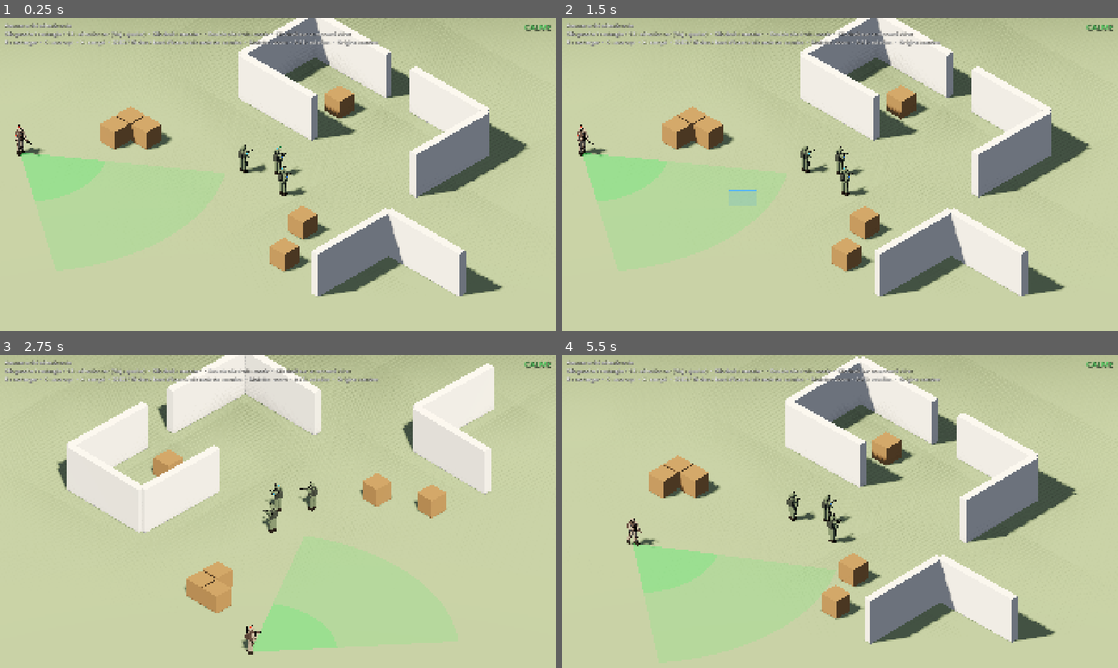
Above: before the commit, frames 1-4 (two rows, left to right).
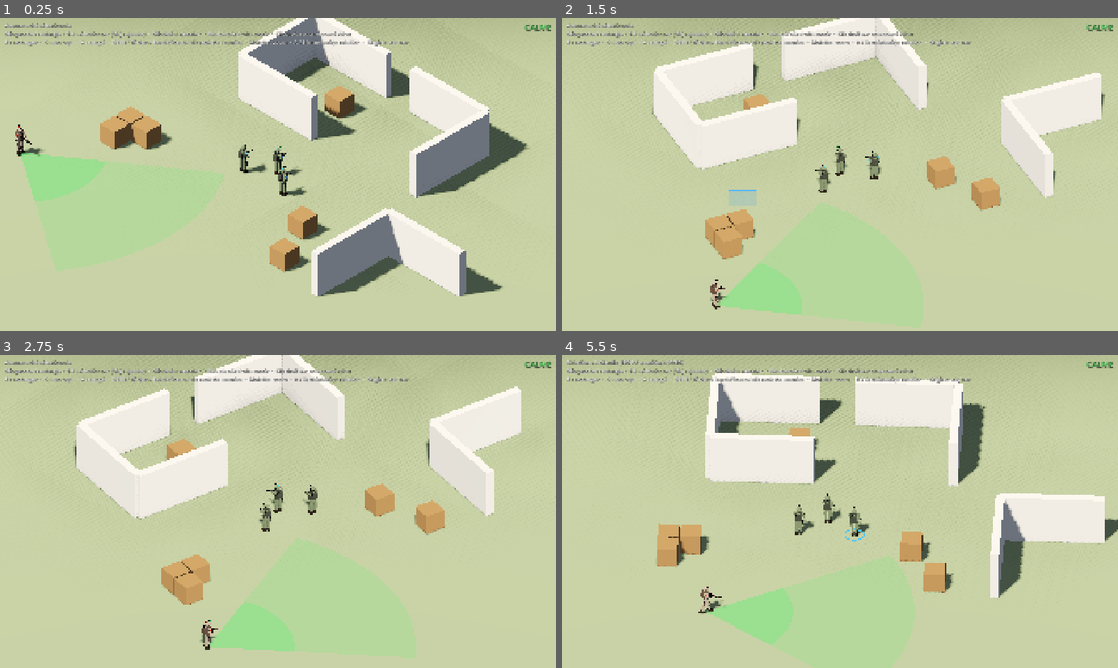
Above: after the commit, the same moments.

Repository: HackTechDev/Commando
Game: Godot game, scene res://scenes/levels/sandbox/sandbox.tscn
Two runs of this game, one before a commit and one after it. Both use one fixed random seed, a clock stepped at 60 frames per second and the inputs below.
Inputs (mouse positions are in pixels of both pictures, inside the frame that each line leads up to):
- Up to frame 1 (0.25 s): no input
- Up to frame 2 (1.5 s): tap Enter at 0.5 s; move the mouse to (962, 158) at 0.52 s; hold Q (camera_rotate_left) 0.53-1.25 s; click (962, 158) at 0.67 s; tap E (camera_rotate_right) at 0.8 s; drag from (728, 190) to (812, 237) at 1.27 s
- Up to frame 3 (2.75 s): move the mouse to (333, 442) at 2.02 s; press the mouse at (333, 442) at 2.03 s; tap Q (camera_rotate_left) at 2.3 s
- Up to frame 4 (5.5 s): release the mouse at (895, 442) at 2.75 s; drag from (812, 574) to (673, 464) at 2.77 s; move the mouse to (1006, 558) at 3.52 s; hold Middle mouse button (camera_drag) 3.53-4.25 s; click (1006, 558) at 3.8 s; drag from (673, 464) to (756, 433) at 4.27 s; move the mouse to (867, 511) at 5.02 s; hold E (camera_rotate_right) from 5.03 s (still down); tap W (camera_forward) at 5.1 s; click (867, 511) at 5.17 s

The runs differ from the first frame. In frame 1, 0.1% of the frame differs, in the area x 55-74%, y 6-10%; in frame 2, 32%; in frame 3, 16%; in frame 4, 33%, in the area x 0-100%, y 0-93%.

Commit message:
Rotation de la caméra fluide et continue
Co-Authored-By: Claude Fable 5.2 <noreply@anthropic.com>

Diff:
--- a/scripts/camera/camera_rig.gd
+++ b/scripts/camera/camera_rig.gd
@@ -3,7 +3,8 @@
 ## Rig de caméra isométrique : pivot au sol + Camera3D orthographique.
 ##
 ## Déplacement (touches, bord d'écran, glisser molette), zoom sur `size`,
-## rotation par pas de 90° interpolée, limites de déplacement.
+## rotation libre et continue tant que la touche est maintenue, limites de
+## déplacement.
 
 @export var pitch_degrees: float = -35.264
 @export var distance: float = 60.0
@@ -14,6 +15,10 @@
 @export var start_size: float = 18.0
 @export var zoom_step: float = 1.15
 @export var smoothing: float = 10.0
+## Vitesse de rotation quand la touche est maintenue, en degrés par seconde.
+@export var rotation_speed: float = 110.0
+## Lissage de la rotation (plus petit = plus doux, avec plus d'inertie).
+@export var rotation_smoothing: float = 8.0
 @export var edge_scroll_enabled: bool = true
 @export var edge_margin: float = 10.0
 ## Limites de déplacement du pivot (seuls X et Z sont utilisés).
@@ -42,10 +47,12 @@
 		var move := basis.x * input.x + basis.z * input.y
 		_target_position += move * pan_speed * _camera.size * delta
 	_clamp_target()
+	var turn := Input.get_axis(&"camera_rotate_left", &"camera_rotate_right")
+	_target_yaw += turn * deg_to_rad(rotation_speed) * delta
 
 	var blend := 1.0 - exp(-smoothing * delta)
 	position = position.lerp(_target_position, blend)
-	rotation.y = lerp_angle(rotation.y, _target_yaw, blend)
+	rotation.y = lerpf(rotation.y, _target_yaw, 1.0 - exp(-rotation_smoothing * delta))
 	_camera.size = lerpf(_camera.size, _target_size, blend)
 
 
@@ -54,10 +61,6 @@
 		set_zoom(_target_size / zoom_step)
 	elif event.is_action_pressed(&"camera_zoom_out"):
 		set_zoom(_target_size * zoom_step)
-	elif event.is_action_pressed(&"camera_rotate_left"):
-		_target_yaw -= PI / 2.0
-	elif event.is_action_pressed(&"camera_rotate_right"):
-		_target_yaw += PI / 2.0
 	elif event is InputEventMouseMotion and Input.is_action_pressed(&"camera_drag"):
 		var motion := event as InputEventMouseMotion
 		var units_per_pixel := _camera.size / float(get_viewport().get_visible_rect().size.y)
--- a/scripts/ui/player_controller.gd
+++ b/scripts/ui/player_controller.gd
@@ -169,4 +169,4 @@
 	var selection := "Aucune unité sélectionnée" if names.is_empty() else "Sélection : " + ", ".join(names)
 	_info.text = selection + "\n" \
 		+ "Clic gauche / rectangle / 1-3 : sélectionner (Maj : ajouter)  •  Clic droit : marcher  •  Double clic droit : courir  •  Clic droit sur un ennemi : tirer\n" \
-		+ "R : recharger  •  C : accroupi  •  X : rampé  •  ZQSD / flèches / bord d'écran / clic molette : caméra  •  Molette : zoom  •  A / E : rotation  •  Origine : centrer"
+		+ "R : recharger  •  C : accroupi  •  X : rampé  •  ZQSD / flèches / bord d'écran / clic molette : caméra  •  Molette : zoom  •  A / E (maintenir) : rotation  •  Origine : centrer"
Not shown, changed: CHANGELOG.md
Not shown, changed: DECISIONS.md
